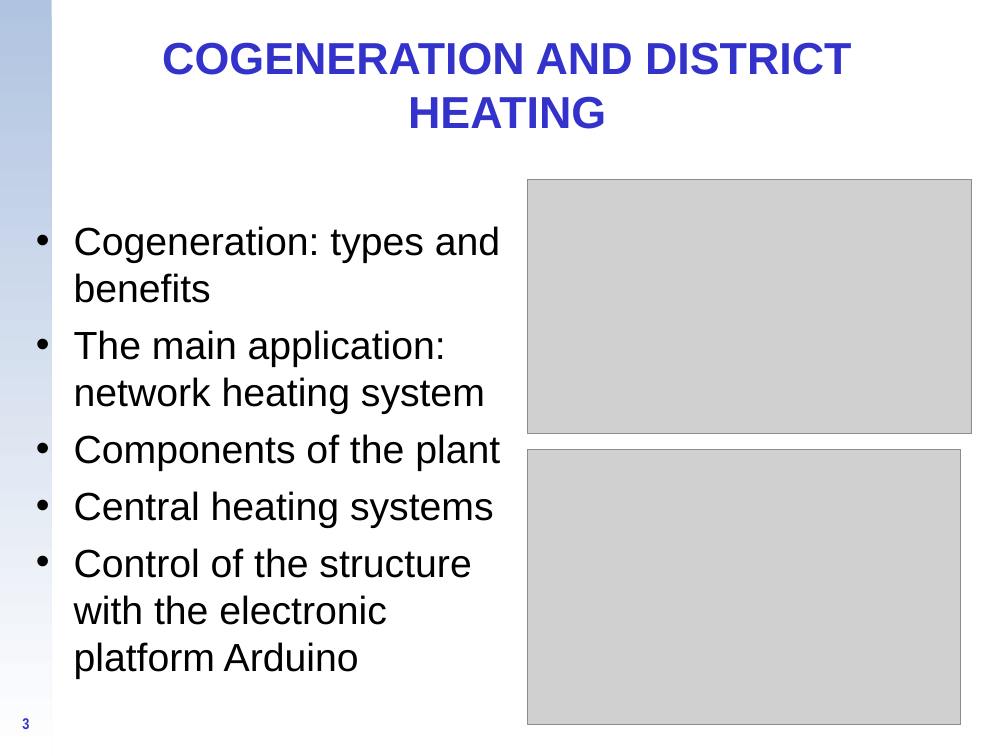
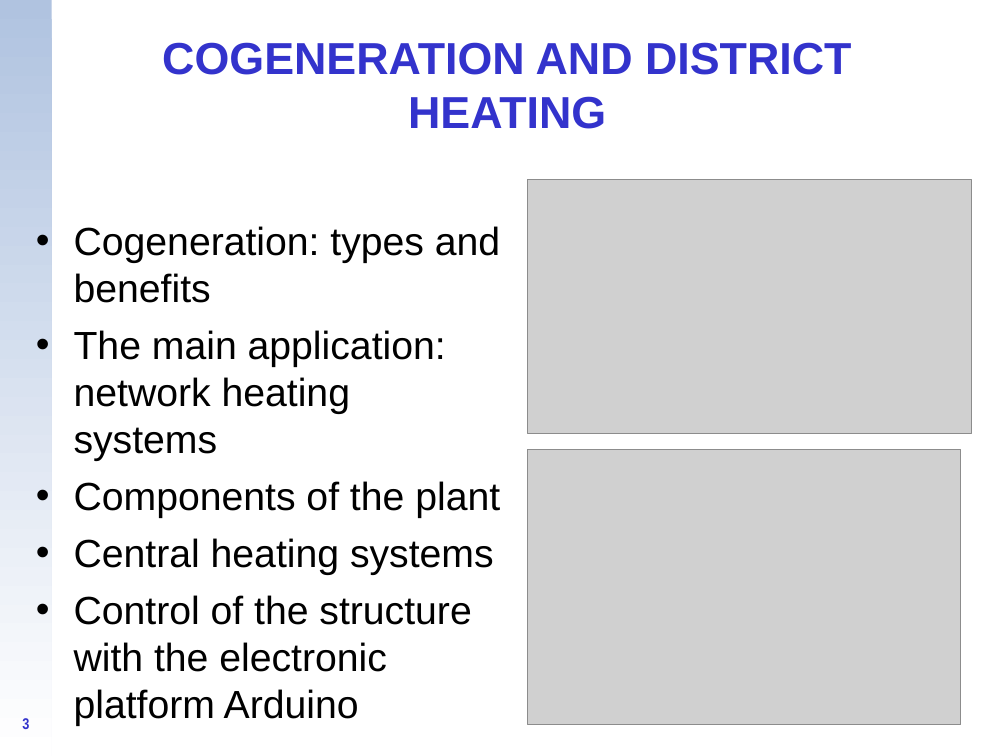
Before and after one commit to CampelloManuel/progetto-esame, a slide deck: slide 3 of tesina/Fusco Alberto.ppt. Drawn at 1008x756 pixels with LibreOffice and Linux fonts; fonts in the diff are those of the drawing; grey boxes stand for pictures; background and template pictures are left out. Boxes give left, top, right and bottom in pixels: in the first picture for what was removed or moved away, otherwise in the second. Text is boxed around its words. In the diff, an @@ line names an element or a change of style, - is before the commit and + after.

```diff
--- a/tesina/Fusco Alberto.ppt
+++ b/tesina/Fusco Alberto.ppt
@@ text at box(74, 330, 446, 461): text changed @@
-• The main application: network heating system
+• The main application: network heating systems
```
Also in this commit, not shown: 3 other slides changed, 7 other files.
